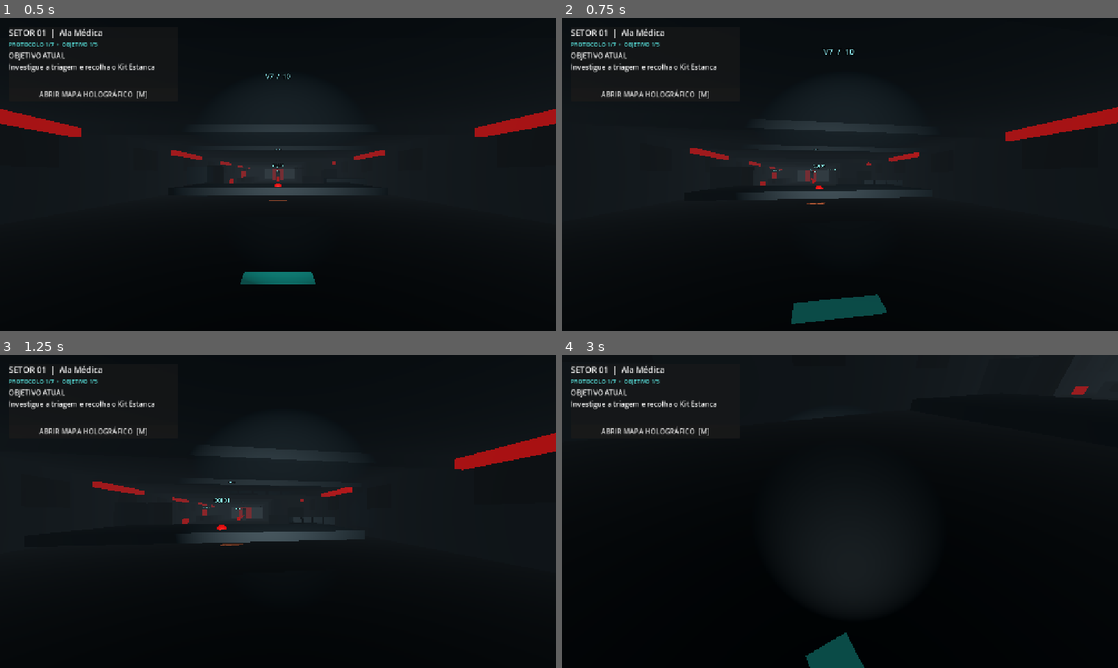
Above: before the commit, frames 1-4 (two rows, left to right).
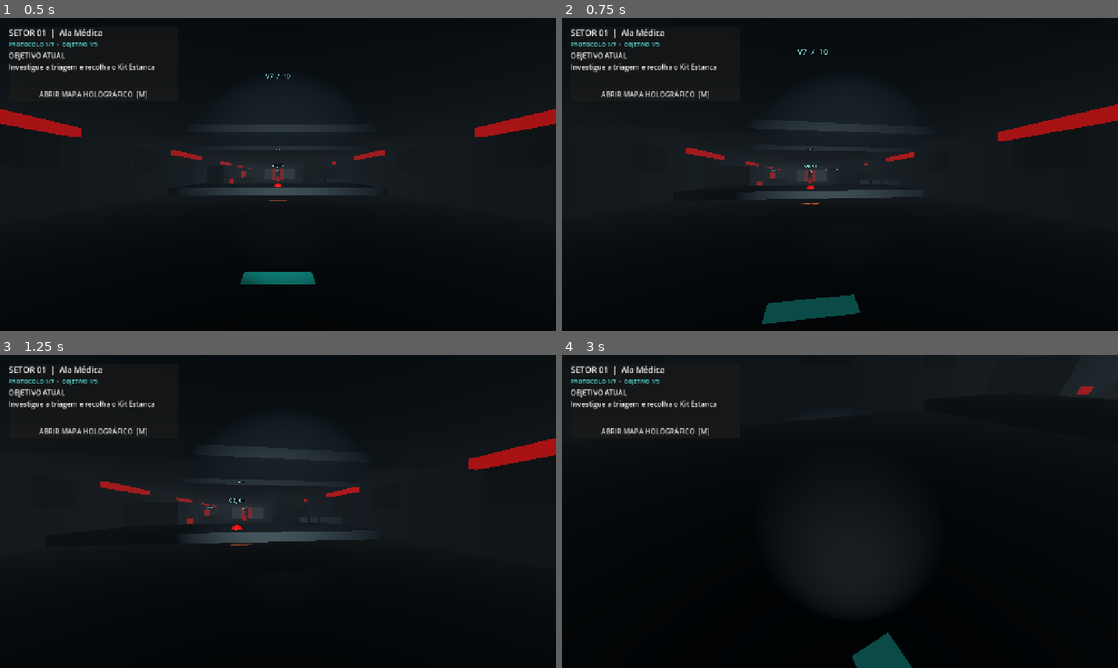
Above: after the commit, the same moments.

Repository: Dracko8891/NEWBORN
Game: Godot game, scene res://scenes/main.tscn
Two runs of this game, one before a commit and one after it. Both use one fixed random seed, a clock stepped at 60 frames per second and the inputs below.
Inputs (mouse positions are in pixels of both pictures, inside the frame that each line leads up to):
- Up to frame 1 (0.5 s): no input
- Up to frame 2 (0.75 s): tap Enter at 0.5 s; move the mouse to (867, 174) at 0.52 s; hold W (move_forward) from 0.53 s (still down); tap Q at 0.6 s; click (867, 174) at 0.67 s
- Up to frame 3 (1.25 s): keep holding W (move_forward); tap E at 0.8 s
- Up to frame 4 (3 s): release W (move_forward) at 1.25 s; click "ABRIR MAPA HOLOGRÁFICO [M]" at 1.25 s; click "FECHAR [M]" at 2 s; tap Space at 2.75 s; move the mouse to (812, 511) at 2.77 s; hold W (move_forward) from 2.78 s (still down); tap E at 2.85 s

Frame 1 is identical in both runs. In frame 2, 1.5% of the frame differs, in the area x 22-100%, y 10-98%; in frame 3, 1.0%; in frame 4, 1.4%.

Commit message:
Fix peek release and simplify movement speed selection

Diff:
--- a/scripts/player_controller.gd
+++ b/scripts/player_controller.gd
@@ -75,6 +75,9 @@
 		use_medical_resource()
 	elif event.is_action_pressed("use_battery"):
 		use_battery_resource()
+	elif event is InputEventKey and not event.pressed:
+		if event.keycode == KEY_Q or event.keycode == KEY_E:
+			set_peek(0.0)
 	elif event is InputEventKey and event.pressed and not event.echo:
 		if event.keycode == KEY_Q:
 			set_peek(-1.0)
@@ -270,7 +273,7 @@
 			input_2d = touch_move
 	var direction := (global_transform.basis * Vector3(input_2d.x, 0.0, input_2d.y)).normalized()
 	var sprinting := Input.is_action_pressed("sprint") and stamina > 0.0 and not crouched and not sliding
-	var speed := SLIDE_HEIGHT if false else walk_speed
+	var speed := walk_speed
 	if sliding:
 		speed = slide_speed
 	elif crouched:
